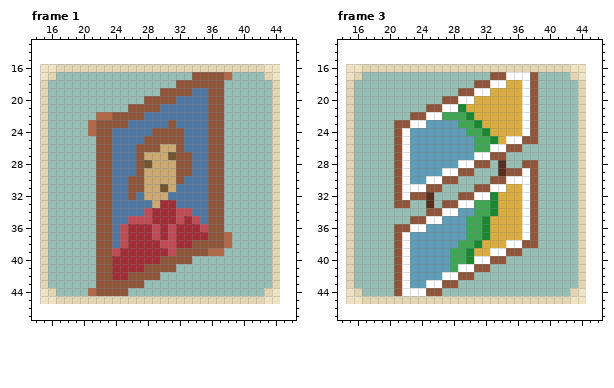
Pixel-art file -- Assets/Sprites/Environment/Options/Furniture/.PaintingOption.aseprite. The picture above is the old version.
30x30 pixels, 3 frames. Shown: frame 1: x 14..46, y 13..47; frame 3: x 14..46, y 13..47. The old version is drawn lined up with the new one, on the new canvas. The commit also changed other frames, which this record leaves out.
Once edited:
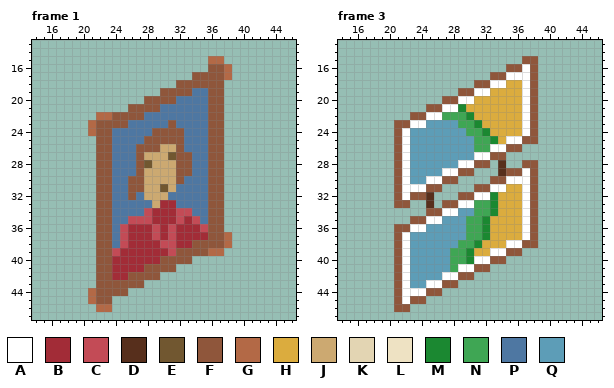
Palette (. is transparent): A #ffffff  B #a22c37  C #c34b56  D #572f1c  E #715730  F #8f563b  G #b36946  H #dbac3e  J #cca971  K #e3d5b3  L #eee2c3  M #1b8831  N #3fa654  P #4e77a2  Q #5d9db7
Difference:
canvas 30x30 -> 60x60, the old top-left corner now at 15,16
Frame 1:
y 15: x 36..37 .. -> GG
y 16: x 15..44 LLKKKKKKKKKKKKKKKKKKKKKKKKKKLL -> .....................FFG......
y 17: x 15..16 LK -> ..; x 43..44 KL -> ..
y 18..43: x 15 K -> .; x 44 K -> .
y 44: x 15..16 LK -> ..; x 43..44 KL -> ..
y 45: x 15..44 LLKKKKKKKKKKKKKKKKKKKKKKKKKKLL -> ......GFF.....................
y 46: x 22..23 .. -> GG
Frame 3:
y 15: x 37..38 .. -> FF
y 16: x 15..44 LLKKKKKKKKKKKKKKKKKKKKKKKKKKLL -> ....................FFAF......
y 17: x 15..16 LK -> ..; x 43..44 KL -> ..
y 18..43: x 15 K -> .; x 44 K -> .
y 44: x 15..16 LK -> ..; x 43..44 KL -> ..
y 45: x 15..44 LLKKKKKKKKKKKKKKKKKKKKKKKKKKLL -> ......FAFF....................
y 46: x 21..22 .. -> FF
Changed places in both pictures, as pixel boxes (x1, y1, x2, y2):
changed: (40, 56, 280, 312)
changed: (346, 56, 586, 312)
